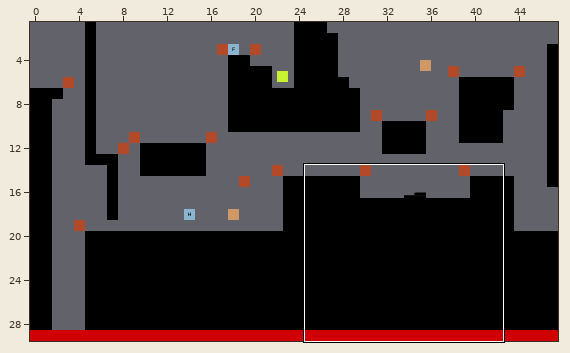
Tiled map (JSON): maps/level_02.json. Above: a wide view before the commit, with the close-up outlined.
Close-up. Before the commit:
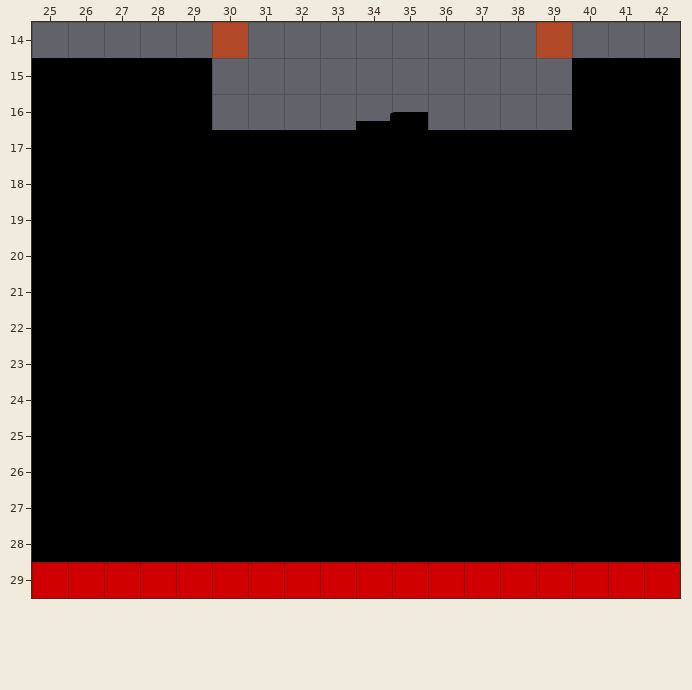
Cells are 64x64 px. Shown: x 25..42, y 14..29. The commit also changed other parts of the map, which this record leaves out.
The result:
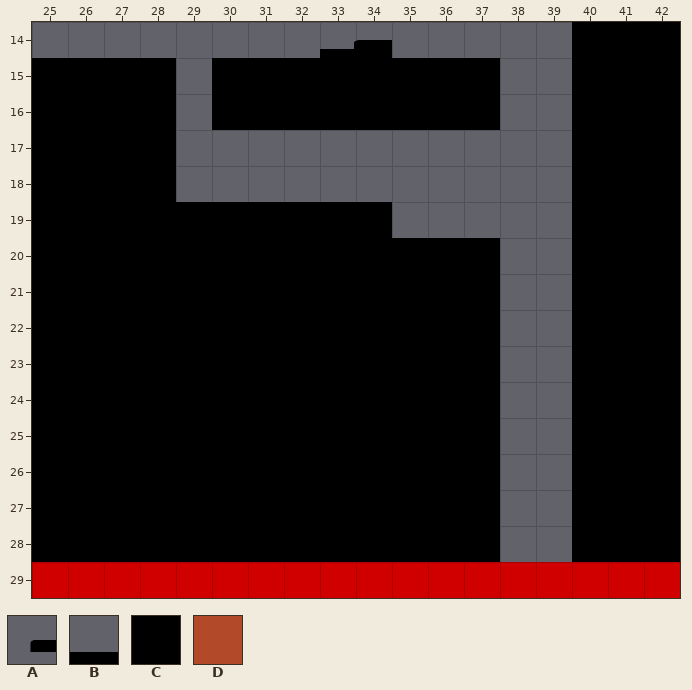
Key: from "placeholder_test": A 126, B 164; from "tileset": C 78, D 81.
_ is an empty cell.
Objects are placed by their top-left corner, in cells (3,4 is the top-left corner of cell 3,4); size is 1x1 cell unless given.
What changed:
Layer "layer_limits":
Tile D is removed in row 14 at x 30 and 39.
Layer "layer_platforms":
There is now tile C in row 14 at x 40 to 42; in rows 15 to 16 at x 30 to 37.
Tile C is removed in rows 15 to 16 at x 29; in rows 17 to 18 at x 29 to 39; in row 19 at x 35 to 39; in rows 20 to 28 at x 38 to 39.
Layer "Button":
Object A at 34,16 size 2x1 becomes A at 33,14 size 2x1.
Layer "ButtonBase":
Object B at 34,16 size 2x1 becomes B at 33,14 size 2x1.
